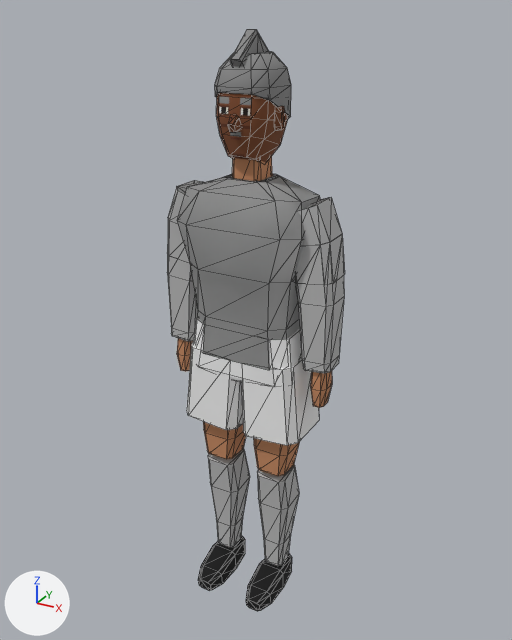
A saved change to the glTF model assets/players/generated/p_dvs_09.glb.
Rendered twice from a camera (50 mm lens) standing at (0.973, -1.744, 1.86) and looking at (0.006, 0.015, 0.981). Lighting does not change. The marker at lower left points along +X, +Y and +Z. The first picture is the older version. Mesh edges are drawn as thin lines. Vertices at exactly the same position are counted once.

Objects in the first picture: 'Body', 'Hair', 'Head', 'Shirt_Long', 'Shirt_Short', 'Shorts'.
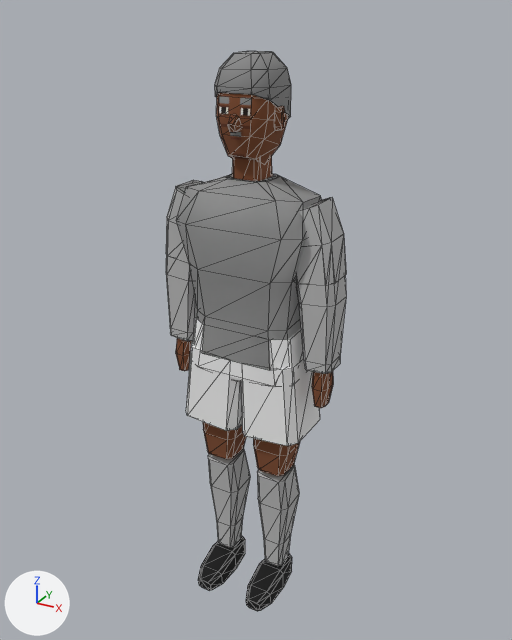
The newer file is also rescaled (x1.052) as a whole; pictures and numbers use the older file's frame.

Location of each change, [x1, y1, x2, y2] in pixels of the pictures (512 x 640 px; the box of a moved part takes in the faces that stretch with it):
'Shirt_Long', reshaped: before [167, 174, 344, 373]; after [166, 180, 346, 374]
'Shirt_Short', reshaped: before [167, 187, 345, 285]; after [166, 174, 346, 370]
'Body', recoloured: [177, 156, 332, 516] in both
'Hair', reshaped (24% shorter): before [215, 29, 291, 119]; after [215, 51, 291, 119]
part 1 of me_hair, deleted: before [230, 29, 269, 66]
part 2 of me_shirt_long, moved or reshaped (not visible afterwards): before [177, 174, 321, 370]
part 3 of me_shirt_long, moved or reshaped: before [295, 197, 344, 373]; after [296, 198, 346, 374]
part 4 of me_shirt_long, moved or reshaped: before [167, 180, 203, 341]; after [166, 180, 202, 341]
part 5 of me_shirt_short, moved or reshaped (not visible before): after [176, 174, 322, 370]
part 6 of me_shirt_short, moved or reshaped: before [295, 198, 345, 285]; after [296, 198, 346, 285]
part 7 of me_shirt_short, moved or reshaped: before [167, 187, 186, 254]; after [166, 187, 186, 254]

The edits, one by one:
Material 'SKIN' (mat_skin) changes colour from orange #c68a62 to brown #7d4a2d; in linear values from (0.565, 0.254, 0.122) to (0.205, 0.0685, 0.0262).
me_hair is used by ob_hair; location (0.0, 0.0, 0.0).
me_hair had 56 vertices, 104 faces and spanned x -0.083..0.083, y -0.09..0.113, z 1.57..1.811.
me_hair now has 32 vertices, 60 faces and spans x -0.083..0.083, y -0.09..0.113, z 1.57..1.753.
me_hair part 1: the loose piece of 24 vertices spanning x -0.019..0.019, y -0.086..0.104, z 1.688..1.811 is deleted.
me_shirt_long is used by ob_shirt_long; location (0.0, 0.0, 0.0).
me_shirt_long had 128 vertices, 244 faces and spanned x -0.282..0.282, y -0.114..0.104, z 0.884..1.426.
me_shirt_long now has 128 vertices, 244 faces and spans x -0.287..0.287, y -0.114..0.104, z 0.884..1.426.
me_shirt_long part 2: the loose piece of 48 vertices spanning x -0.201..0.201, y -0.114..0.104, z 0.889..1.426 is multiplied about its middle by the matrix ((1.017, 0.0, 0.0), (0.0, 1.0, 0.0), (0.0, 0.0, 1.0)).
me_shirt_long part 3: the loose piece of 40 vertices spanning x 0.111..0.282, y -0.067..0.067, z 0.884..1.383 is multiplied about its middle by the matrix ((1.0, 0.0, -0.002), (0.0, 1.0, 0.0), (0.002, 0.0, 1.0)), then moved by (0.004, 0.0, 0.0).
me_shirt_long part 4: the loose piece of 40 vertices spanning x -0.282..-0.111, y -0.067..0.067, z 0.884..1.383 is multiplied about its middle by the matrix ((1.0, 0.0, 0.002), (0.0, 1.0, 0.0), (-0.002, 0.0, 1.0)), then moved by (-0.004, 0.0, 0.0).
me_shirt_short is used by ob_shirt_short; location (0.0, 0.0, 0.0).
me_shirt_short had 96 vertices, 180 faces and spanned x -0.277..0.277, y -0.114..0.104, z 0.889..1.426.
me_shirt_short now has 96 vertices, 180 faces and spans x -0.282..0.282, y -0.114..0.104, z 0.889..1.426.
me_shirt_short part 5: the loose piece of 48 vertices spanning x -0.201..0.201, y -0.114..0.104, z 0.889..1.426 is multiplied about its middle by the matrix ((1.017, 0.0, 0.0), (0.0, 1.0, 0.0), (0.0, 0.0, 1.0)).
me_shirt_short part 6: the loose piece of 24 vertices spanning x 0.111..0.277, y -0.067..0.067, z 1.152..1.383 is scaled about its middle by (1.01, 1.01, 1), then moved by (0.003, 0.0, 0.0).
me_shirt_short part 7: the loose piece of 24 vertices spanning x -0.277..-0.111, y -0.067..0.067, z 1.152..1.383 is scaled about its middle by (1.01, 1.01, 1), then moved by (-0.003, 0.0, 0.0).
